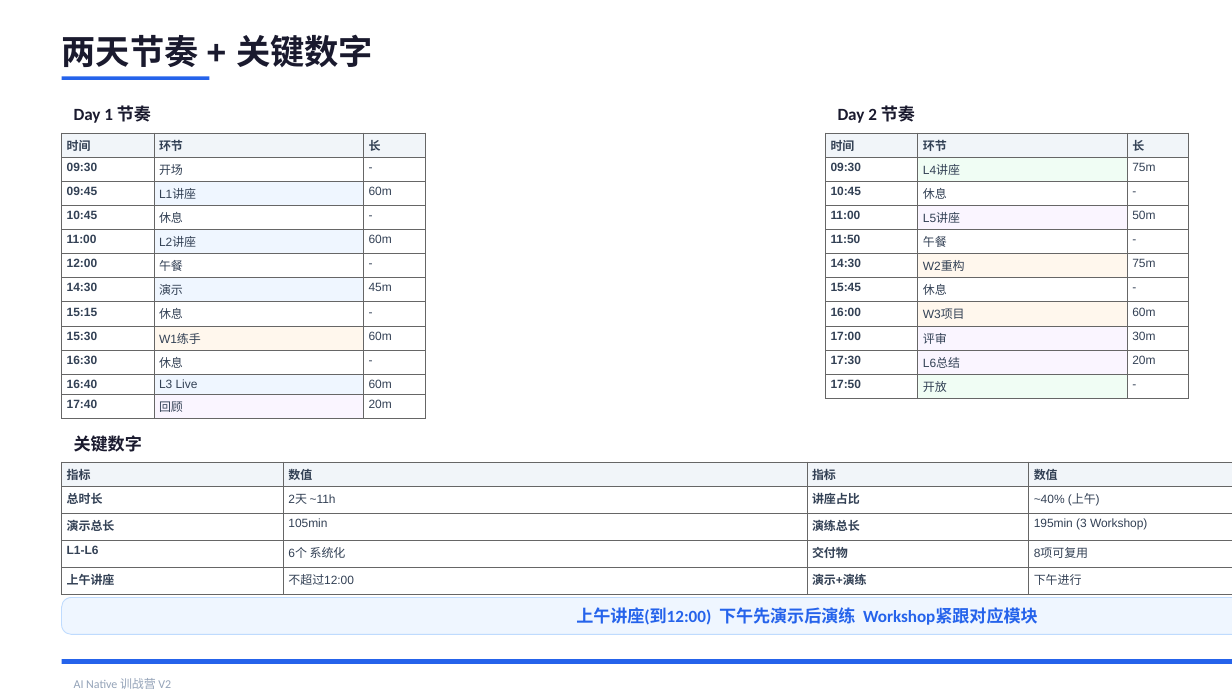
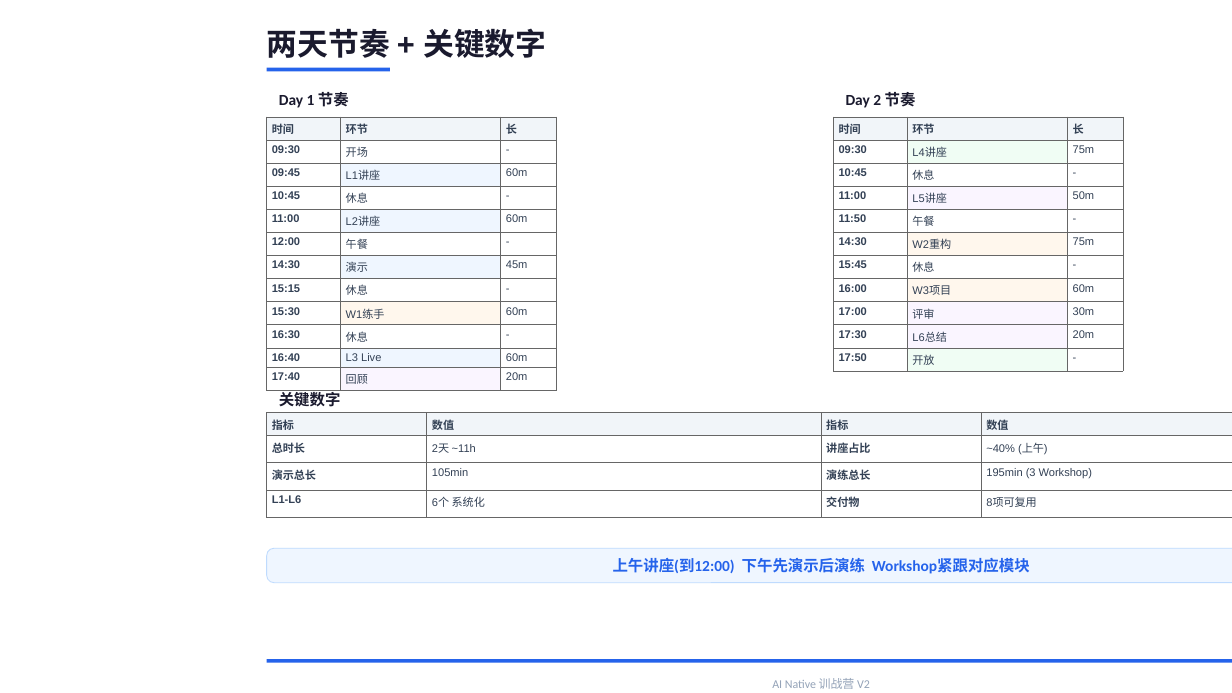
Before and after one commit to JungleTestLabs/ai-coding-training, a slide deck: slide 6 of docs/AI-Native-训战营-介绍与日程.pptx. Drawn at 1232x693 pixels with LibreOffice and Linux fonts; fonts in the diff are those of the drawing. Boxes give left, top, right and bottom in pixels: in the first picture for what was removed or moved away, otherwise in the second. Text is boxed around its words. In the diff, an @@ line names an element or a change of style, - is before the commit and + after.

```diff
--- a/docs/AI-Native-训战营-介绍与日程.pptx
+++ b/docs/AI-Native-训战营-介绍与日程.pptx
@@ text "两天节奏 + 关键数字": place and size @@
-text "两天节奏 + 关键数字" at box(62, 34, 373, 67)
+text "两天节奏 + 关键数字" at box(267, 28, 546, 58)
@@ text "两天节奏 + 关键数字" at box(267, 28, 546, 58): size 20 to 18 pt @@
@@ size 10 to 9 pt in 4 elements at box(279, 389, 341, 406), box(613, 558, 1030, 574), box(846, 92, 916, 108), box(279, 92, 349, 108) @@
@@ text "Day 1 节奏": place and size @@
-text "Day 1 节奏" at box(74, 105, 151, 123)
+text "Day 1 节奏" at box(279, 92, 349, 108)
@@ rectangle: place and size @@
-rectangle at box(62, 76, 209, 80)
+rectangle at box(267, 68, 391, 71)
@@ text "Day 2 节奏": place and size @@
-text "Day 2 节奏" at box(838, 105, 915, 123)
+text "Day 2 节奏" at box(846, 92, 916, 108)
@@ table at box(267, 117, 557, 388) @@
@@ size 7 to 6.5 pt @@
@@ table: place and size @@
-table at box(62, 133, 425, 416)
+table at box(267, 117, 557, 388)
@@ table at box(833, 117, 1122, 369) @@
@@ size 7 to 6.5 pt @@
@@ table: place and size @@
-table at box(825, 133, 1189, 396)
+table at box(833, 117, 1122, 369)
@@ text "关键数字": place and size @@
-text "关键数字" at box(74, 435, 142, 452)
+text "关键数字" at box(279, 389, 341, 406)
@@ table at box(267, 413, 1232, 536) @@
-row 5: 上午讲座 | 不超过12:00 | 演示+演练 | 下午进行
@@ table: place and size @@
-table at box(62, 462, 1232, 589)
+table at box(267, 413, 1232, 536)
@@ rounded rectangle: place and size @@
-rounded rectangle at box(62, 598, 1232, 634)
+rounded rectangle at box(267, 548, 1232, 583)
@@ rounded rectangle at box(267, 548, 1232, 583): proportions changed @@
@@ text "上午讲座(到12:00) 下午先演示后演练 Workshop紧跟对应模块": place and size @@
-text "上午讲座(到12:00) 下午先演示后演练 Workshop紧跟对应模块" at box(576, 607, 1038, 625)
+text "上午讲座(到12:00) 下午先演示后演练 Workshop紧跟对应模块" at box(613, 558, 1030, 574)
@@ rectangle: place and size @@
-rectangle at box(62, 659, 1232, 664)
+rectangle at box(267, 659, 1232, 663)
@@ text "AI Native 训战营 V2": place and size @@
-text "AI Native 训战营 V2" at box(74, 678, 171, 689)
+text "AI Native 训战营 V2" at box(772, 678, 870, 689)
@@ text "AI Native 训战营 V2" at box(772, 678, 870, 689): alignment left to centre @@
```
Also in this commit, not shown: 5 other slides changed.
